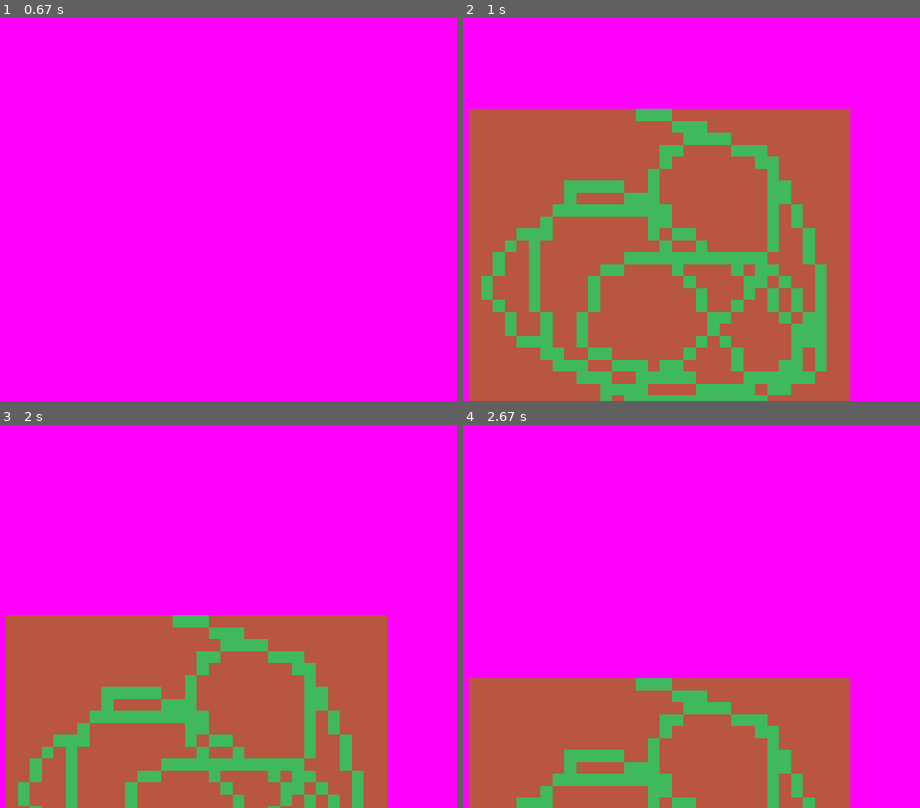
Above: before the commit, frames 1-4 (two rows, left to right).
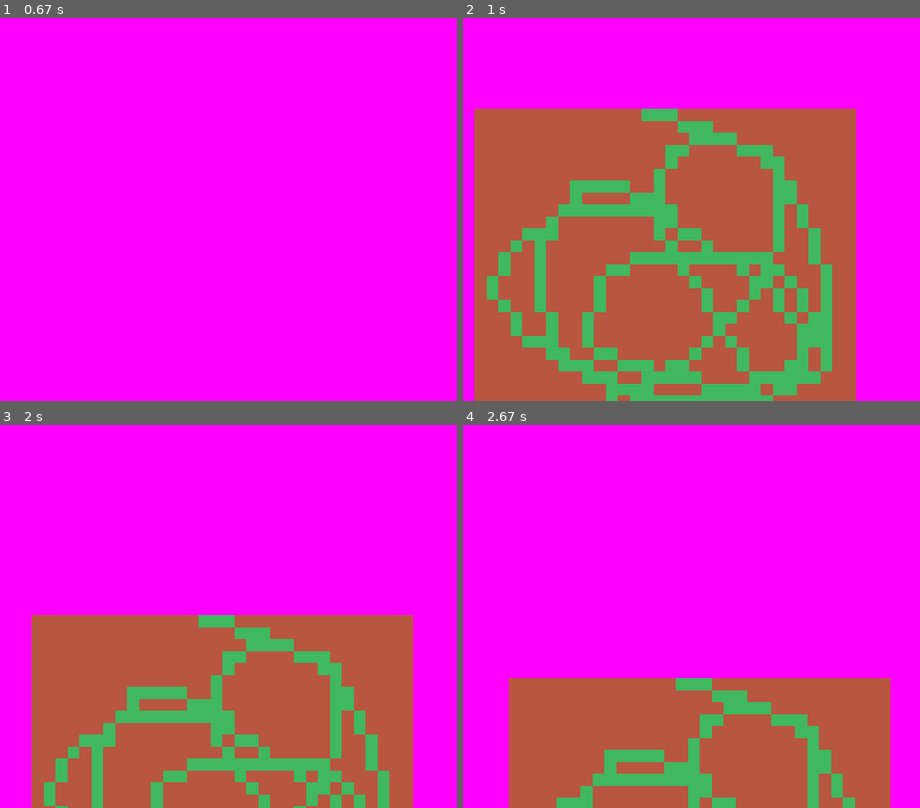
Above: after the commit, the same moments.

Repository: TheTrueBear/pygame-platformer
Game: pygame game, started from main.py
The game is run twice, just before and just after one commit, with the same random seed, the same clock (stepped at 60 frames per second) and the same inputs.
Inputs:
- Up to frame 1 (0.67 s): tap X at 0.33 s
- Up to frame 2 (1 s): tap X at 0.73 s
- Up to frame 3 (2 s): tap X at 1.03, 1.23, 1.57, 1.87 s
- Up to frame 4 (2.67 s): tap X at 2.07, 2.37, 2.63 s

Frame 1 is identical in both runs. In frame 2, 9.9% of the frame differs, in the area x 1-87%, y 23-100%; in frame 3, 17%, in the area x 1-91%, y 49-100%; in frame 4, 14%.

Commit message:
Added function

Diff:
--- a/main.py
+++ b/main.py
@@ -11,10 +11,11 @@
 image.transform_size(vec.Vector2(400, 400))
 
 y = 0
+x = 0
 
 while True:
     y += 100 * window.delta
-    window.render(vec.Vector2(100, 100 + y), img=image)
+    window.render(vec.Vector2(100 + x, 100 + y), img=image)
     if window.is_key_held(pygame.K_x):
-        print("X Pressed!")
+        x += 100 * window.delta
     window.update()
